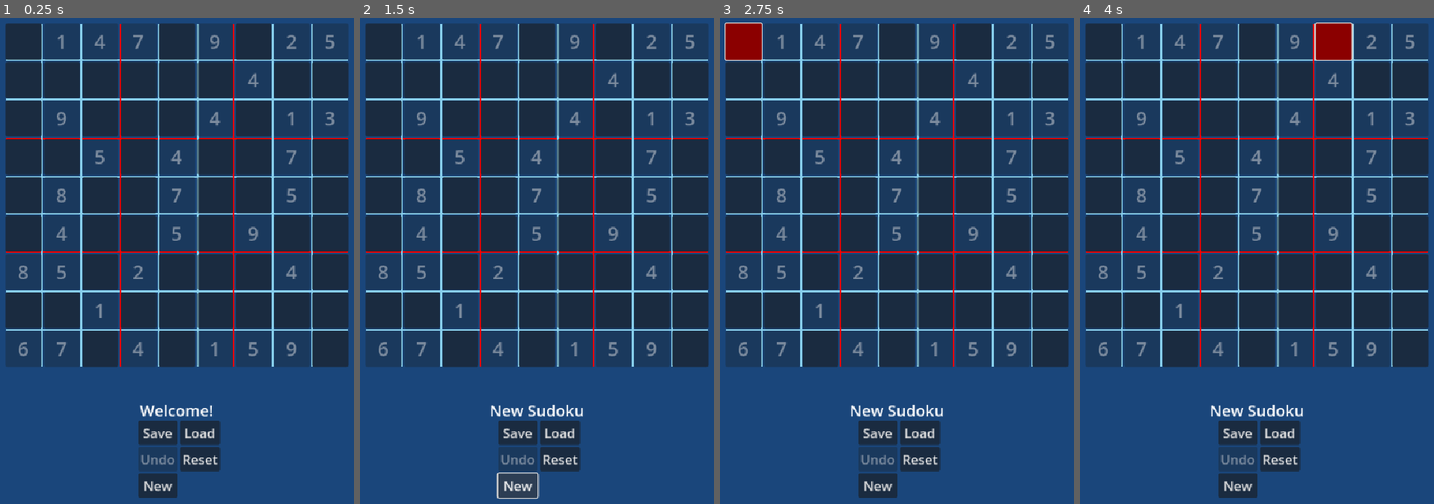
Above: before the commit, frames 1-4 (left to right).
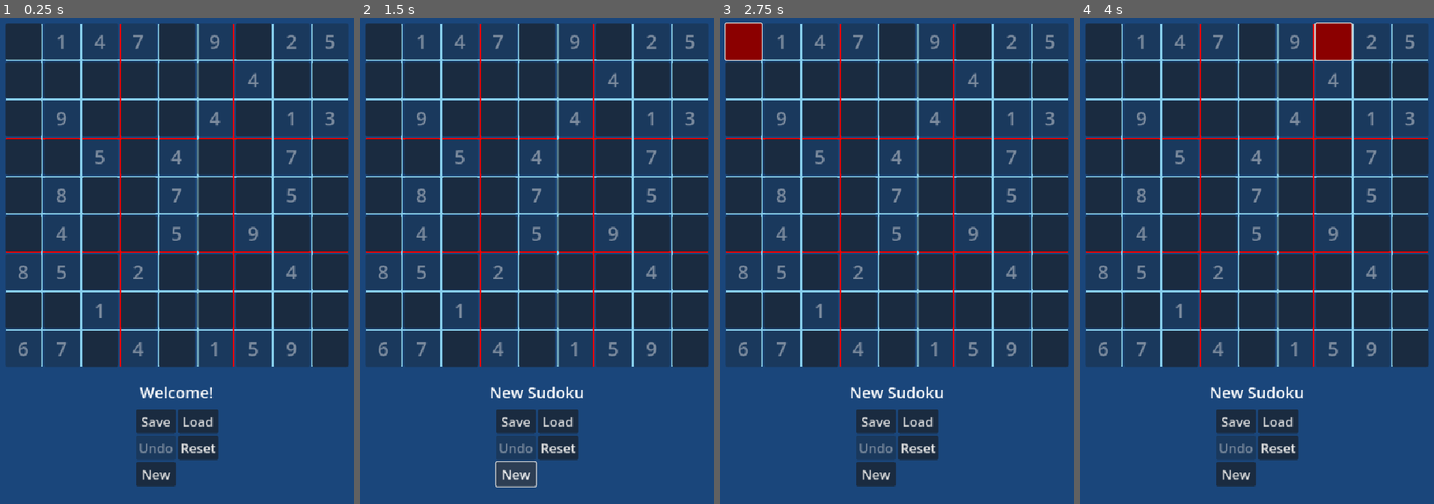
Above: after the commit, the same moments.

Repository: Ercan-Ozturk/sudokuapp
Game: Godot game, scene res://sudoku.tscn
Same seed, same stepped clock (60 frames per second), same inputs: the game is played once before the commit and once after it.
Inputs (mouse positions are in pixels of both pictures, inside the frame that each line leads up to):
- Up to frame 1 (0.25 s): no input
- Up to frame 2 (1.5 s): click "New" at 0.5 s; click "New" at 1.25 s
- Up to frame 3 (2.75 s): click (744, 42) at 2.02 s
- Up to frame 4 (4 s): click (1257, 42) at 2.77 s; click (1334, 42) at 3.52 s

The runs differ from the first frame. In frame 1, 2.9% of the frame differs, in the area x 38-63%, y 75-99%; in frame 2, 2.9%; in frame 3, 3.0%, in the area x 36-64%, y 75-99%; in frame 4, 3.0%.

Commit message:
UI alignment

Diff:
--- a/savegame.cfg
+++ b/savegame.cfg
@@ -1,4 +1,4 @@
 [matrix]
 
-sudoku=[[0, 0, 3, 0, 9, 0, 0, 0, 0], [0, 8, 0, 4, 5, 3, 0, 0, 0], [9, 6, 0, 1, 0, 0, 0, 4, 8], [6, 0, 0, 2, 7, 0, 0, 0, 0], [8, 2, 0, 0, 4, 0, 0, 3, 6], [0, 0, 0, 0, 6, 1, 0, 0, 5], [7, 9, 0, 0, 0, 4, 0, 1, 2], [0, 0, 0, 0, 1, 5, 0, 9, 0], [0, 0, 0, 0, 2, 0, 8, 0, 0]]
-rawMatrix=[[0, 0, 3, 0, 9, 0, 0, 0, 0], [0, 8, 0, 4, 5, 0, 0, 0, 0], [9, 6, 0, 1, 0, 0, 0, 4, 8], [6, 0, 0, 2, 7, 0, 0, 0, 0], [8, 2, 0, 0, 4, 0, 0, 3, 6], [0, 0, 0, 0, 6, 1, 0, 0, 5], [7, 9, 0, 0, 0, 4, 0, 1, 2], [0, 0, 0, 0, 1, 5, 0, 9, 0], [0, 0, 0, 0, 2, 0, 8, 0, 0]]
+sudoku=[[9, 3, 0, 0, 7, 0, 0, 0, 0], [6, 0, 0, 1, 9, 5, 0, 0, 0], [0, 5, 8, 0, 0, 0, 0, 6, 0], [8, 0, 0, 0, 6, 0, 0, 0, 3], [4, 0, 0, 8, 0, 3, 0, 0, 1], [7, 0, 0, 0, 2, 0, 0, 0, 6], [0, 6, 0, 0, 0, 0, 2, 8, 0], [0, 0, 0, 4, 1, 9, 0, 0, 5], [0, 0, 0, 0, 8, 0, 1, 7, 9]]
+rawMatrix=[[9, 3, 0, 0, 7, 0, 0, 0, 0], [6, 0, 0, 1, 9, 5, 0, 0, 0], [0, 5, 8, 0, 0, 0, 0, 6, 0], [8, 0, 0, 0, 6, 0, 0, 0, 3], [4, 0, 0, 8, 0, 3, 0, 0, 1], [7, 0, 0, 0, 2, 0, 0, 0, 6], [0, 6, 0, 0, 0, 0, 2, 8, 0], [0, 0, 0, 4, 1, 9, 0, 0, 5], [0, 0, 0, 0, 8, 0, 0, 7, 9]]
--- a/sudoku.tscn
+++ b/sudoku.tscn
@@ -25,15 +25,11 @@
 follow_viewport_enabled = true
 
 [node name="GameStatusText" type="RichTextLabel" parent="CanvasLayer"]
-anchors_preset = 7
-anchor_left = 0.5
-anchor_top = 1.0
-anchor_right = 0.5
-anchor_bottom = 1.0
-offset_left = -300.0
-offset_top = -300.0
-offset_right = 300.0
-offset_bottom = -250.0
+anchors_preset = -1
+anchor_left = 0.0833333
+anchor_top = 0.67
+anchor_right = 0.916667
+anchor_bottom = 0.72
 grow_horizontal = 2
 grow_vertical = 0
 size_flags_vertical = 6
@@ -97,17 +93,13 @@
 text = "1"
 
 [node name="Controls" type="GridContainer" parent="CanvasLayer"]
-anchors_preset = 8
-anchor_left = 0.5
-anchor_top = 0.5
-anchor_right = 0.5
-anchor_bottom = 0.5
-offset_left = -64.0
-offset_top = 259.0
-offset_right = 70.0
-offset_bottom = 341.0
+anchors_preset = -1
+anchor_left = 0.405556
+anchor_top = 0.72
+anchor_right = 0.594444
+anchor_bottom = 0.845
 grow_horizontal = 2
-grow_vertical = 2
+grow_vertical = 0
 size_flags_horizontal = 4
 size_flags_vertical = 4
 columns = 2
